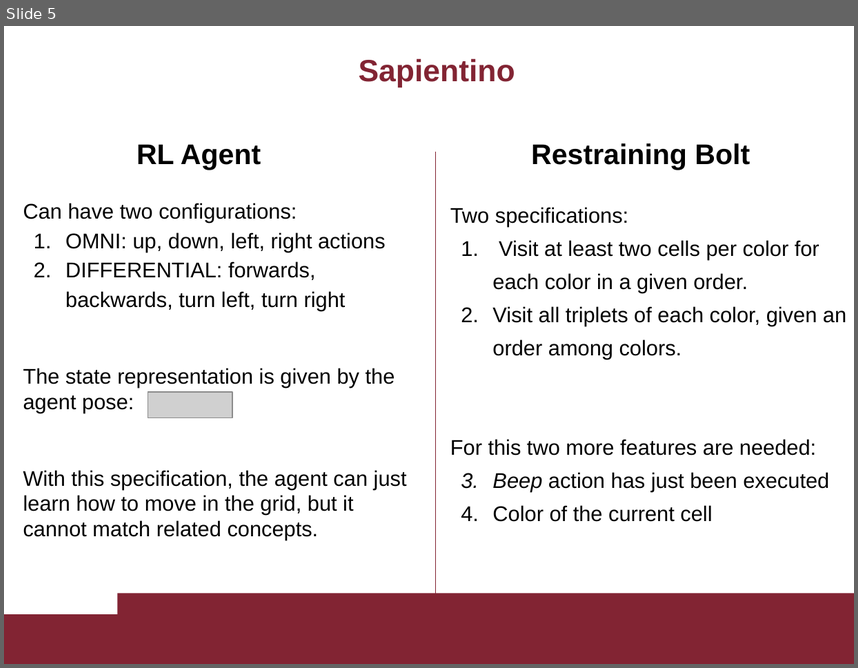
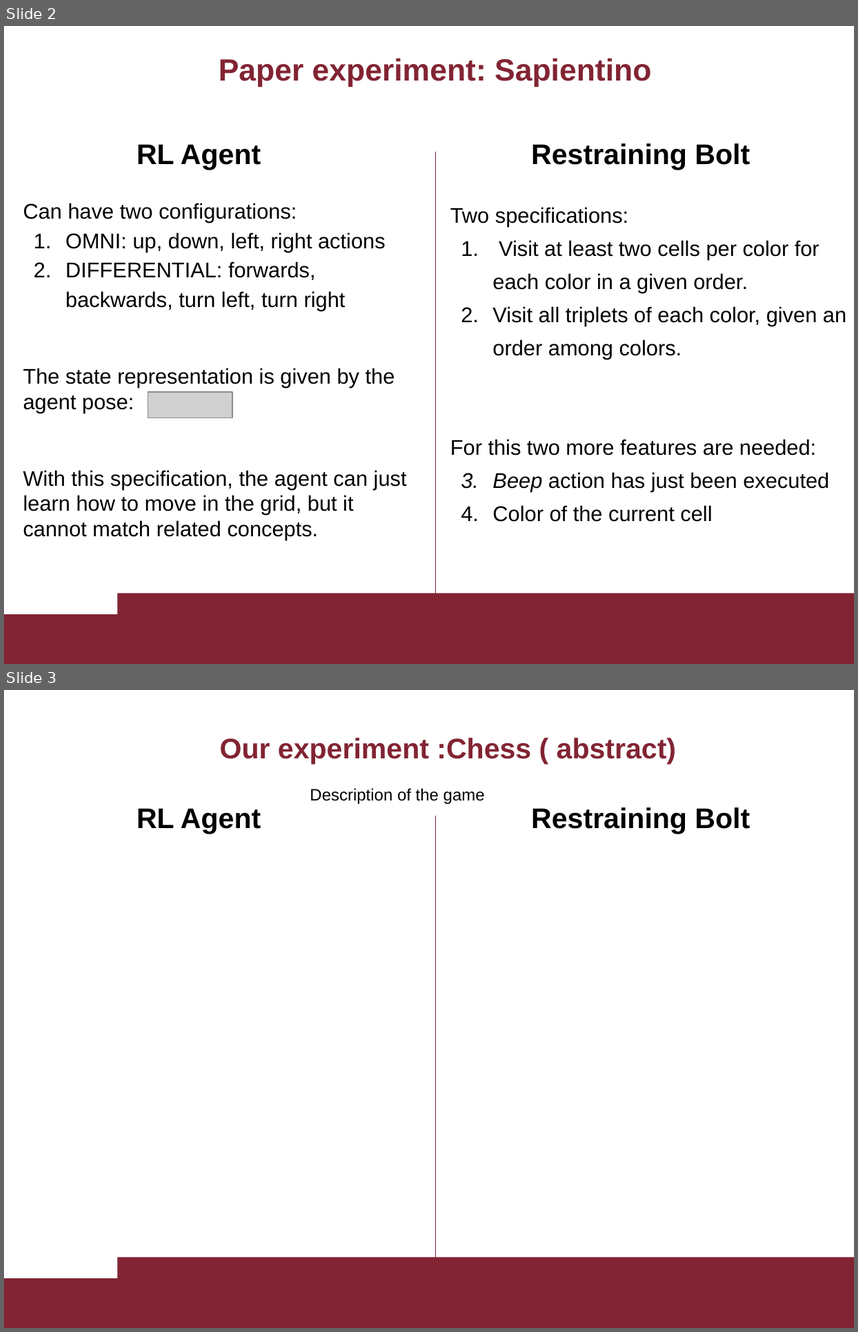
Before and after one commit to Nicodman/Reasoning_Agents_2020, a slide deck: Resogning_Agents.pptx. Shown one above the other, each under a label of ours: slide 5 before the commit, slides 2 and 3 after it. The pictures are 858x668 and 858x1332 pixels, drawn with LibreOffice and Linux fonts; fonts in the diff are those of the drawing; grey boxes stand for pictures. Boxes give left, top, right and bottom in pixels: in the first picture for what was removed or moved away, otherwise in the second. Text is boxed around its words. In the diff, an @@ line names an element or a change of style, - is before the commit and + after.

```diff
--- a/Resogning_Agents.pptx
+++ b/Resogning_Agents.pptx
@@ slide 3 added at box(4, 690, 854, 1328), background #FFFFFF; not listed: 2 template elements that a slide beside it also shows @@
@@ title added at box(220, 738, 676, 764), 24 pt, text #822433, bold @@
+Our experiment :Chess ( abstract)
@@ text added at box(310, 788, 485, 804), 14 pt, text #000000 @@
+Description of the game
@@ text added at box(136, 808, 261, 834), 24 pt, text #000000, bold @@
+RL Agent
@@ text added at box(531, 807, 750, 834), 24 pt, text #000000, bold @@
+Restraining Bolt
@@ line added from (436, 816) to (436, 1259), #822433 0.75 pt @@
@@ what was slide 5 is now slide 2 @@
@@ slide 2 changed as well @@
@@ title at box(219, 58, 651, 87): text changed @@
-Sapientino
+Paper experiment: Sapientino
```
Also in this commit, not shown: 3 other slides changed, 5 other slides added, 9 slides removed, 12 other files.
